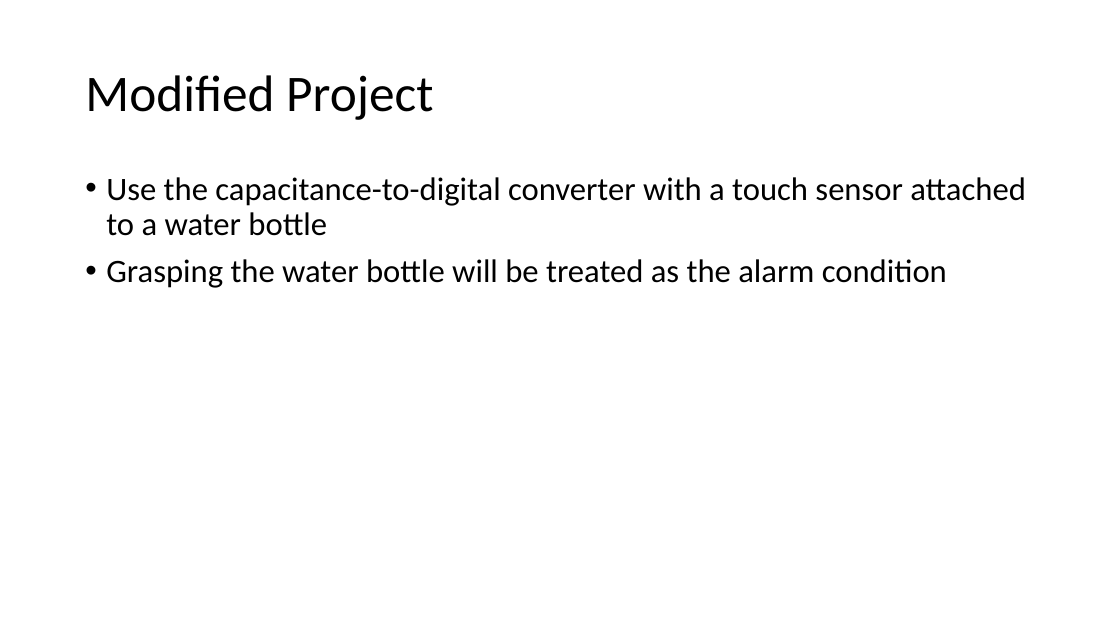
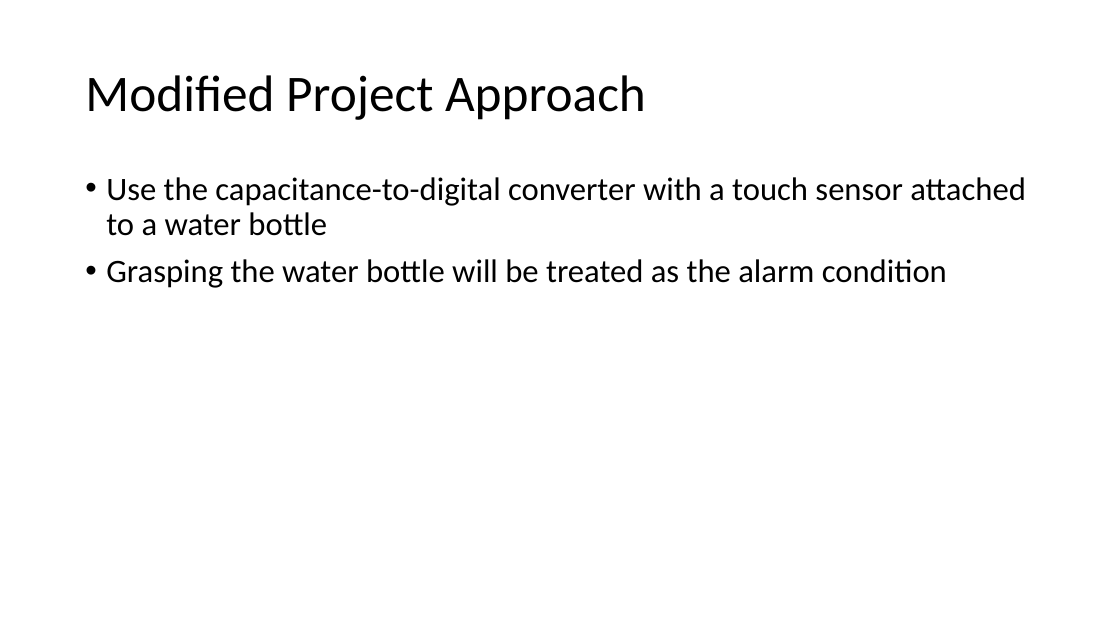
Before and after one commit to jbw3/CPE621Project, a slide deck: slide 4 of docs/Caleb_FinalPresentation_Inputs.pptx. Drawn at 1120x630 pixels with LibreOffice and Linux fonts; fonts in the diff are those of the drawing. Boxes give left, top, right and bottom in pixels: in the first picture for what was removed or moved away, otherwise in the second. Text is boxed around its words. In the diff, an @@ line names an element or a change of style, - is before the commit and + after.

Commit message:
Added Initial Approach Slide

```diff
--- a/docs/Caleb_FinalPresentation_Inputs.pptx
+++ b/docs/Caleb_FinalPresentation_Inputs.pptx
@@ title at box(85, 75, 646, 120): text changed @@
-Modified Project
+Modified Project Approach
```
Also in this commit, not shown: 1 slide added, 1 slide removed.
